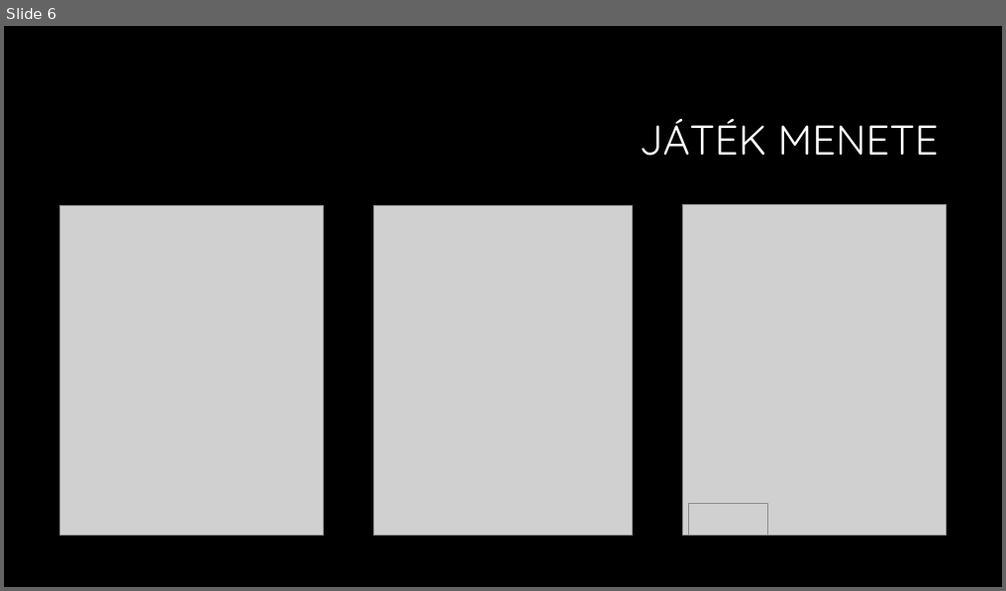
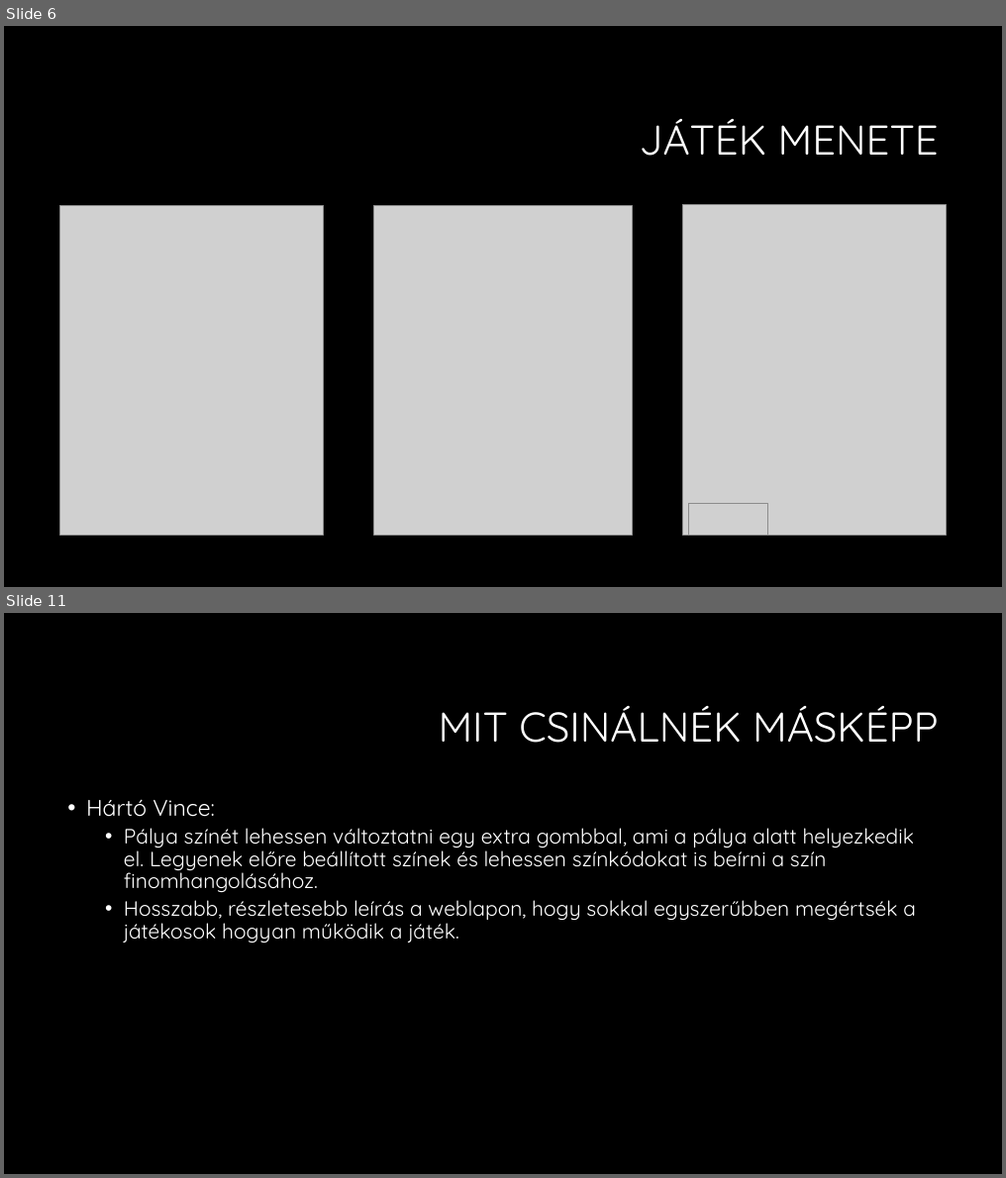
Before and after one commit to vincevince0/wizli, a slide deck: Amőba játék.pptx. Shown one above the other, each under a label of ours: slide 6 before the commit, slides 6 and 11 after it; the slides between them are not shown. The pictures are 1006x591 and 1006x1178 pixels, drawn with LibreOffice and Linux fonts; fonts in the diff are those of the drawing; grey boxes stand for pictures; background and template pictures are left out. Boxes give left, top, right and bottom in pixels: in the first picture for what was removed or moved away, otherwise in the second. Text is boxed around its words. In the diff, an @@ line names an element or a change of style, - is before the commit and + after.

```diff
--- a/Amőba játék.pptx
+++ b/Amőba játék.pptx
@@ slide 11 added at [4,613,1002,1174], background #000000 @@
@@ title added at [439,706,939,743], 40 pt, text #FFFFFF @@
+MIT CSINÁLNÉK MÁSKÉPP
@@ text added at [86,799,916,944], 20 pt, text #FFFFFF @@
+• Hártó Vince:
+  • Pálya színét lehessen változtatni egy extra gombbal, ami a pálya alatt helyezkedik el. Legyenek előre beállított színek és lehessen színkódokat is beírni a szín finomhangolásához.
+  • Hosszabb, részletesebb leírás a weblapon, hogy sokkal egyszerűbben megértsék a játékosok hogyan működik a játék.
```
Also in this commit, not shown: 3 slides changed, 7 other slides added.
